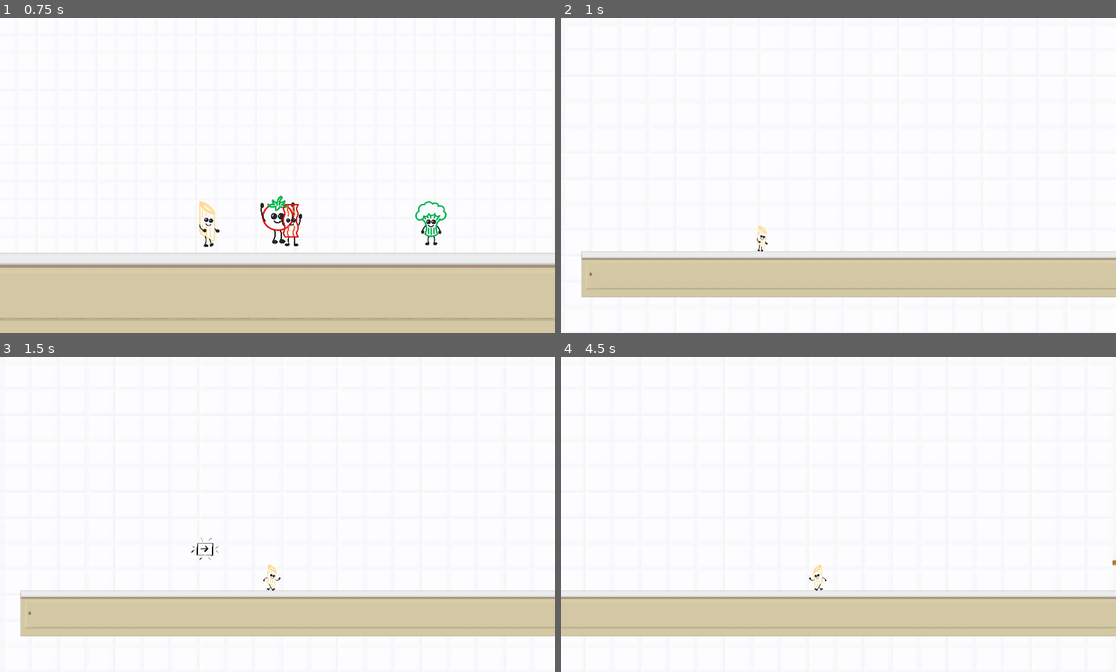
Above: before the commit, frames 1-4 (two rows, left to right).
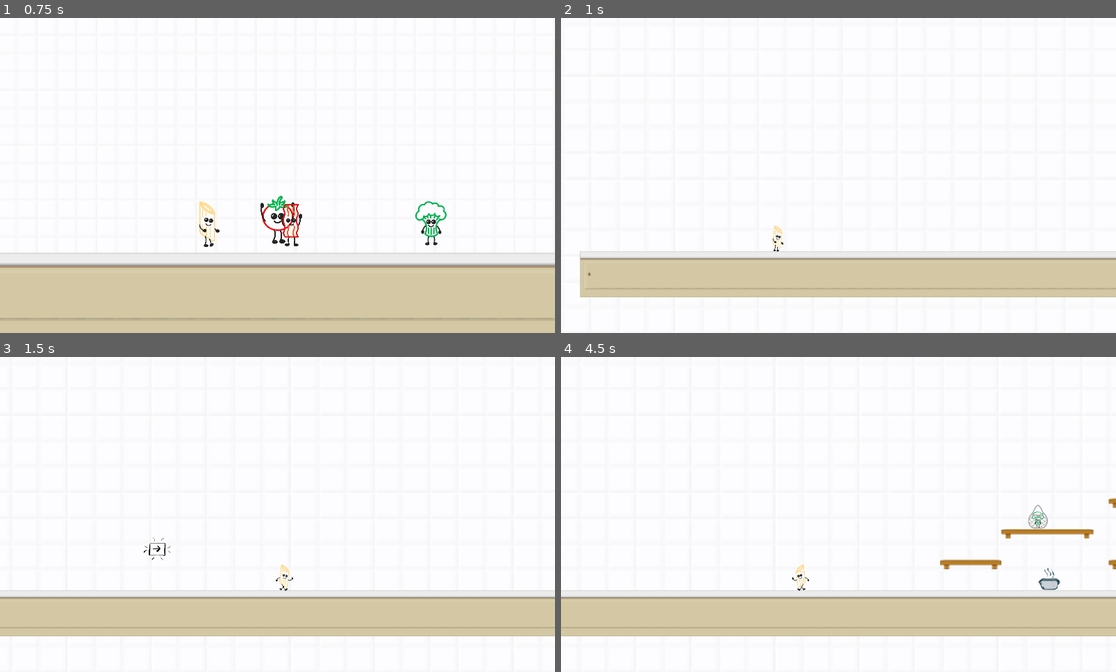
Above: after the commit, the same moments.

Repository: johannaeklundh/penneforyourlife
Game: Godot game, scene res://Assets/Scenes/IntroScene.tscn
Same seed, same stepped clock (60 frames per second), same inputs: the game is played once before the commit and once after it.
Inputs:
- Up to frame 1 (0.75 s): hold Right (move_right) from 0.53 s (still down); tap E (interact) at 0.6 s
- Up to frame 2 (1 s): keep holding Right (move_right); tap Space (jump) at 0.77 s
- Up to frame 3 (1.5 s): keep holding Right (move_right); tap E (interact) at 1.35 s
- Up to frame 4 (4.5 s): tap Space (jump) at 1.52, 3.02, 3.77 s; release Right (move_right) at 2.03 s; hold Left (move_left) 2.03-2.78 s; tap E (interact) every 0.75 s from 2.1 to 4.35 s; hold Right (move_right) 2.78-4.28 s; hold Left (move_left) from 4.28 s (still down)

Frame 1 is identical in both runs. In frame 2, 0.2% of the frame differs, in the area x 3-41%, y 65-89%; in frame 3, 0.8%; in frame 4, 1.0%, in the area x 41-100%, y 44-75%.

Commit message:
tweaked speed and friendsavepush

Diff:
--- a/Assets/Scenes/player.tscn
+++ b/Assets/Scenes/player.tscn
@@ -78,7 +78,7 @@
 [node name="Player" type="CharacterBody2D"]
 position = Vector2(0, -5)
 script = ExtResource("1_7dd06")
-speed = 5.0
+speed = 8.0
 
 [node name="Camera2D" type="Camera2D" parent="."]
 position = Vector2(0, 25)
--- a/Assets/Scripts/friend.gd
+++ b/Assets/Scripts/friend.gd
@@ -9,7 +9,7 @@
 var player_near := false
 var freed := false
 var press_count := 0
-const PRESS_LIMIT := 10
+const PRESS_LIMIT := 5
 
 func _ready() -> void:
 	anim_sprite.play("stuck")
